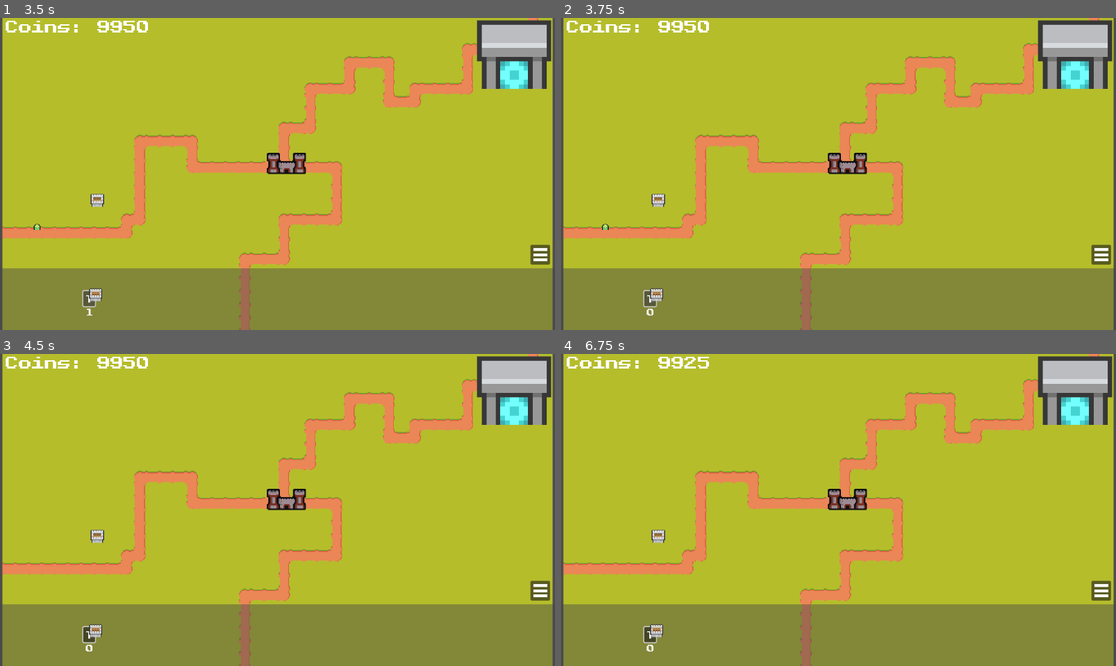
Above: before the commit, frames 1-4 (two rows, left to right).
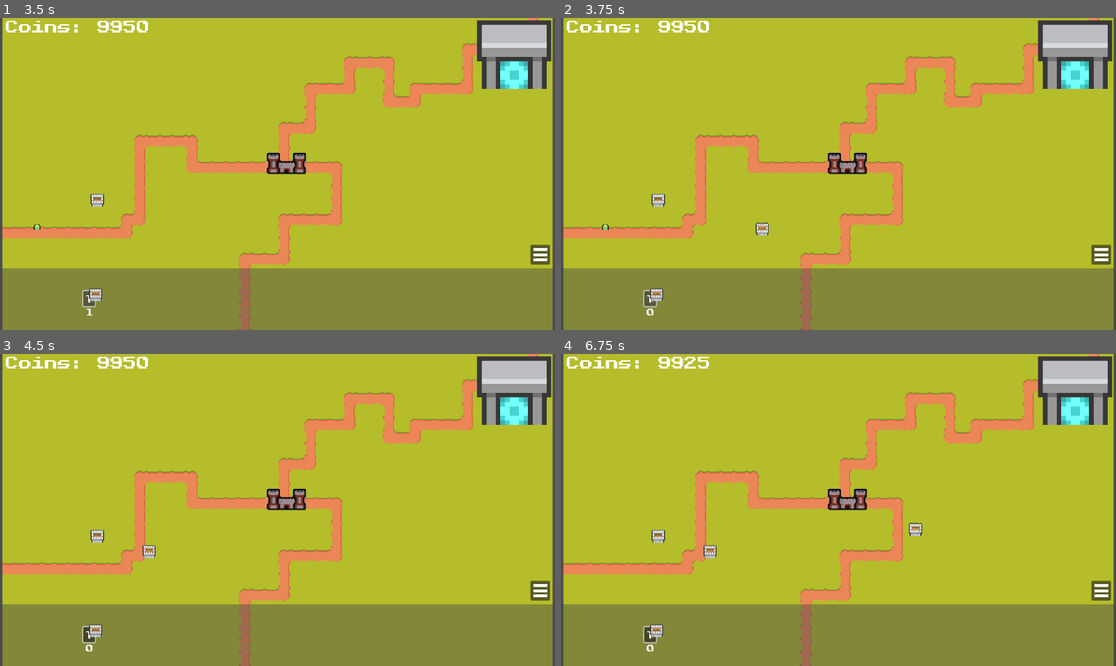
Above: after the commit, the same moments.

Repository: rBaku/KingdomOfGambling
Game: Godot game, scene res://scenes/tutorial.tscn
Two runs of this game, one before a commit and one after it. Both use one fixed random seed, a clock stepped at 60 frames per second and the inputs below.
Inputs (mouse positions are in pixels of both pictures, inside the frame that each line leads up to):
- Up to frame 1 (3.5 s): tap Enter at 0.5 s; move the mouse to (399, 158) at 0.52 s; hold Enter 0.53-1.25 s; click (399, 158) at 0.67 s; click (538, 255) at 1.25 s; click "T" at 2 s; click "T" at 2.75 s
- Up to frame 2 (3.75 s): click "T" at 3.5 s
- Up to frame 3 (4.5 s): move the mouse to (166, 525) at 4.27 s; tap Enter at 4.35 s; click (166, 525) at 4.42 s
- Up to frame 4 (6.75 s): tap Space at 5, 6.5 s; move the mouse to (894, 441) at 5.02 s; hold Enter 5.03-5.78 s; click (894, 441) at 5.17 s; move the mouse to (810, 572) at 5.77 s; tap Enter at 5.85 s; click (810, 572) at 5.92 s; move the mouse to (1005, 556) at 6.52 s; hold Enter from 6.53 s (still down); click (1005, 556) at 6.67 s

Frame 1 is identical in both runs. In frame 2, 0.1% of the frame differs, in the area x 35-38%, y 65-70%; in frame 3, 0.1%; in frame 4, 0.2%, in the area x 25-66%, y 54-66%.

Commit message:
tower palacement fixed

Diff:
--- a/scripts/tower_qty.gd
+++ b/scripts/tower_qty.gd
@@ -3,12 +3,12 @@
 @export var scene:Node2D
 
 var tower = preload("res://scenes/Tower.tscn")
-var towertoplace = tower.instantiate()
 
 func _process(delta):
 	self.text = str(Global.tower_qty)
 
 func _on_button_pressed():
+	var towertoplace = tower.instantiate()
 	if Global.tower_qty > 0:
 		Global.tower_qty -= 1
 		scene.add_child(towertoplace)
